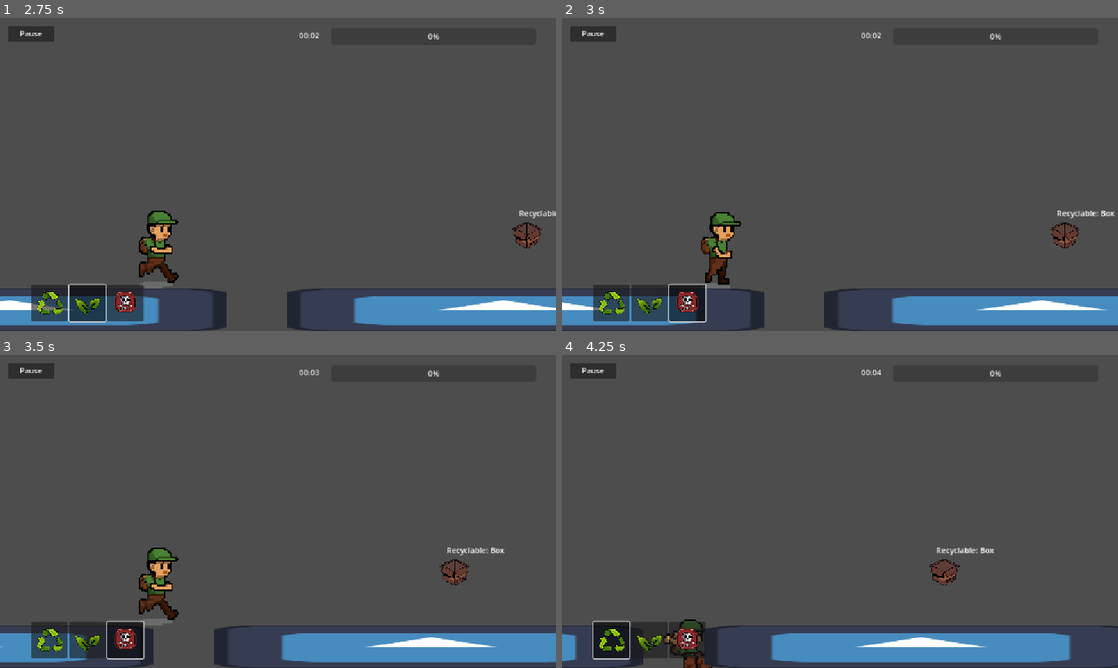
Above: before the commit, frames 1-4 (two rows, left to right).
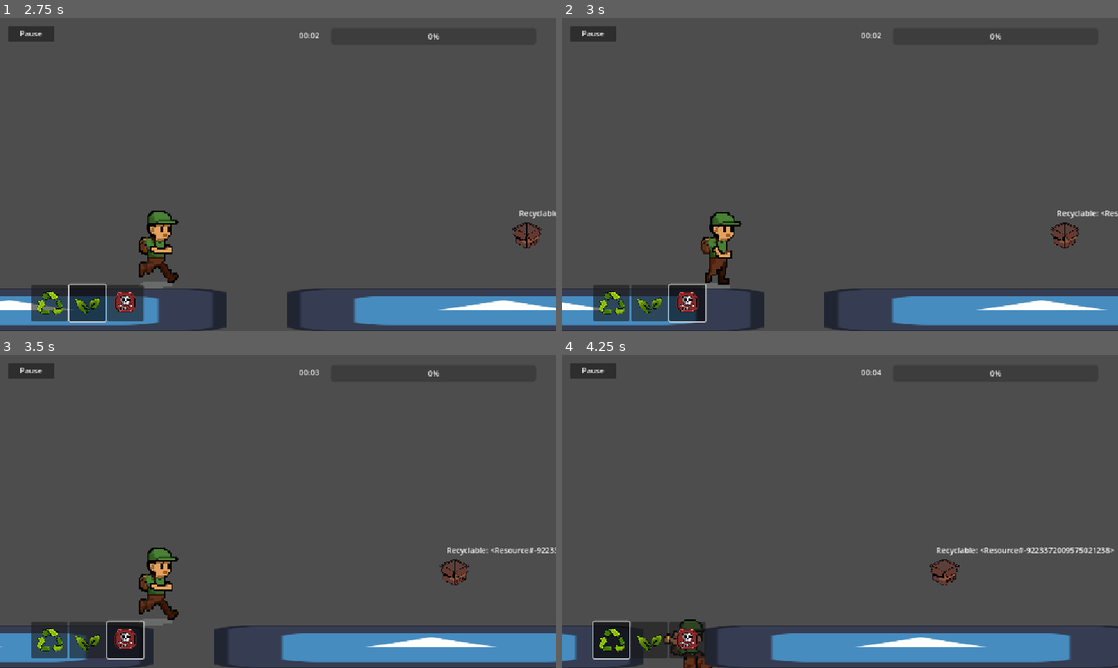
Above: after the commit, the same moments.

Repository: wends05/trash-trek
Game: Godot game, scene res://scenes/MainMenu.tscn
Two runs of this game, one before a commit and one after it. Both use one fixed random seed, a clock stepped at 60 frames per second and the inputs below. The engine's default icon, where the game draws it, is replaced by a stand-in: a white triangle on a blue panel in a dark square.
Inputs (mouse positions are in pixels of both pictures, inside the frame that each line leads up to):
- Up to frame 1 (2.75 s): click "Start" at 0.5 s; click (50, 302) at 1.25 s; click (88, 302) at 2 s
- Up to frame 2 (3 s): click (689, 302) at 2.75 s
- Up to frame 3 (3.5 s): no input
- Up to frame 4 (4.25 s): click (612, 639) at 3.5 s

Frame 1 is identical in both runs. In frame 2, less than 0.1% of the frame differs, in the area x 97-100%, y 61-64%; in frame 3, 0.1%; in frame 4, 0.3%, in the area x 75-100%, y 61-64%.

Commit message:
Refactor trash management system
- Updated texture paths in import files to use lowercase naming conventions for consistency.
- Added new biodegradable textures: crumpled.png and pile_of_leaves.png.
- Introduced new recyclable textures: tin_can.png and water_bottle.png.
- Implemented toxic waste textures: battery.png and face_mask.png.
- Created TrashResource class to encapsulate trash item properties and methods.
- Updated utility functions to support new TrashResource structure.
- Adjusted trash spawning logic to utilize the new TrashResource system.
- Modified scene files to reflect changes in texture paths and resource management.

Diff:
--- /dev/null
+++ b/scenes/pause_menu.tscn
@@ -0,0 +1,50 @@
+[gd_scene format=3 uid="uid://bwmsff3mvhgt7"]
+
+[node name="PauseMenu" type="Control"]
+layout_mode = 3
+anchors_preset = 15
+anchor_right = 1.0
+anchor_bottom = 1.0
+grow_horizontal = 2
+grow_vertical = 2
+
+[node name="ResumeButton" type="Button" parent="."]
+process_mode = 3
+layout_mode = 0
+offset_left = 477.0
+offset_top = 243.0
+offset_right = 592.0
+offset_bottom = 274.0
+text = "Resume"
+
+[node name="RestartButton" type="Button" parent="."]
+process_mode = 3
+layout_mode = 0
+offset_left = 478.0
+offset_top = 279.0
+offset_right = 593.0
+offset_bottom = 310.0
+text = "Restart"
+
+[node name="MainMenuButton" type="Button" parent="."]
+process_mode = 3
+layout_mode = 0
+offset_left = 479.0
+offset_top = 315.0
+offset_right = 594.0
+offset_bottom = 347.0
+text = "Main Menu"
+
+[node name="QuitButton" type="Button" parent="."]
+process_mode = 3
+layout_mode = 0
+offset_left = 479.0
+offset_top = 351.0
+offset_right = 594.0
+offset_bottom = 383.0
+text = "Quit Game"
+
+[connection signal="pressed" from="ResumeButton" to="." method="_on_resume_button_pressed"]
+[connection signal="pressed" from="RestartButton" to="." method="_on_restart_button_pressed"]
+[connection signal="pressed" from="MainMenuButton" to="." method="_on_main_menu_button_pressed"]
+[connection signal="pressed" from="QuitButton" to="." method="_on_quit_button_pressed"]
--- a/scenes/trash.tscn
+++ b/scenes/trash.tscn
@@ -1,7 +1,7 @@
 [gd_scene load_steps=4 format=3 uid="uid://dqgiuo0067y6w"]
 
 [ext_resource type="Script" uid="uid://b6pg52u1v07rs" path="res://scripts/trash.gd" id="1_21d64"]
-[ext_resource type="Texture2D" uid="uid://b4dllmycwldy6" path="res://assets/trash/Biodegradable/Branches.png" id="2_exrr5"]
+[ext_resource type="Texture2D" uid="uid://b4dllmycwldy6" path="res://assets/trash/Biodegradable/branches.png" id="2_exrr5"]
 
 [sub_resource type="RectangleShape2D" id="RectangleShape2D_exrr5"]
 size = Vector2(32, 32)
--- a/scripts/trash.gd
+++ b/scripts/trash.gd
@@ -5,12 +5,12 @@
 @export var type: Utils.TrashType = Utils.TrashType.Recyclable
 @export var terrain_manager: TerrainManager
 
-var trash_item_name: String
+var trash_item_resource: TrashResource
 
 func _ready() -> void:
 	# Get a random trash item for this type
-	trash_item_name = Utils.get_random_trash_item(type)
-	var texture_path = Utils.get_trash_texture_path(type, trash_item_name)
+	trash_item_resource = Utils.get_random_trash_item()
+	var texture_path = trash_item_resource.get_trash_texture_path()
 
 	print("Loading texture from: ", texture_path)
 
@@ -18,14 +18,14 @@
 	var texture = load(texture_path)
 	if texture:
 		$Area/Sprite2D.texture = texture
-		print("Successfully loaded texture for: ", trash_item_name)
+		print("Successfully loaded texture for: ", trash_item_resource.trash_name)
 	else:
 		print("ERROR: Could not load texture at path: ", texture_path)
 
 	add_to_group("Trash")
 
 	# Display the trash type and item name
-	$Label.text = "%s: %s" % [Utils.get_enum_name(Utils.TrashType, type), trash_item_name]
+	$Label.text = "%s: %s" % [Utils.get_enum_name(Utils.TrashType, type), trash_item_resource]
 
 func _physics_process(delta: float) -> void:
 	position.x -= terrain_manager.speed * delta
--- a/scripts/trash_spawner.gd
+++ b/scripts/trash_spawner.gd
@@ -11,8 +11,6 @@
 func create_trash():
 	var trash: Trash = preload("res://scenes/trash.tscn").instantiate()
 
-	var randtype = randi_range(0, 2)
-	trash.type = randtype as Utils.TrashType
 
 	trash.global_position.x = terrain_manager.terrain_width + 500
 	trash.global_position.y = 632
--- a/scripts/utils.gd
+++ b/scripts/utils.gd
@@ -24,19 +24,30 @@
 	OutOfEnergy,
 }
 
-# Define available trash items for each type (exact file names)
-const TRASH_ITEMS = {
-	TrashType.Recyclable: ["Box", "Tin Can", "water bottle"],
-	TrashType.Biodegradable: ["Branches", "crumpled-1", "pile of leaves (1)"],
-	TrashType.ToxicWaste: ["Battery-1", "face mask", "gloves"]
-}
-
-# Define folder names for each type (to match actual folder structure)
-const TRASH_FOLDERS = {
-	TrashType.Recyclable: "Recyclable",
-	TrashType.Biodegradable: "Biodegradable",
-	TrashType.ToxicWaste: "Toxicwaste"
-}
+## Define available trash items for each type (exact file names)
+#const TRASH_ITEMS = {
+	#TrashType.Recyclable: ["Box", "Tin Can", "water bottle"],
+	#TrashType.Biodegradable: ["Branches", "crumpled-1", "pile of leaves (1)"],
+	#TrashType.ToxicWaste: ["Battery-1", "face mask", "gloves"]
+#}
+#
+## Define folder names for each type (to match actual folder structure)
+#const TRASH_FOLDERS = {
+	#TrashType.Recyclable: "Recyclable",
+	#TrashType.Biodegradable: "Biodegradable",
+	#TrashType.ToxicWaste: "Toxicwaste"
+#}
+const TRASHES = [
+	preload("res://trash_resource/biodegradable/branches.tres"),
+	preload("res://trash_resource/biodegradable/crumpled.tres"),
+	preload("res://trash_resource/biodegradable/pile_of_leaves.tres"),
+	preload("res://trash_resource/recyclable/box.tres"),
+	preload("res://trash_resource/recyclable/tin_can.tres"),
+	preload("res://trash_resource/recyclable/water_bottle.tres"),
+	preload("res://trash_resource/toxic_waste/battery.tres"),
+	preload("res://trash_resource/toxic_waste/face_mask.tres"),
+	preload("res://trash_resource/toxic_waste/gloves.tres"),
+	]
 
 func get_enum_name(enum_dict: Dictionary, value: int) -> String:
 	for key in enum_dict.keys():
@@ -44,12 +55,6 @@
 			return key
 	return ""
 
-func get_random_trash_item(trash_type: TrashType) -> String:
-	var items = TRASH_ITEMS[trash_type]
+func get_random_trash_item() -> TrashResource:
+	var items = TRASHES
 	return items[randi() % items.size()]
-
-func get_trash_texture_path(trash_type: TrashType, item_name: String = "") -> String:
-	var folder = TRASH_FOLDERS[trash_type]
-	if item_name.is_empty():
-		item_name = get_random_trash_item(trash_type)
-	return "res://assets/trash/%s/%s.png" % [folder, item_name]
--- /dev/null
+++ b/trash_resource.gd
@@ -0,0 +1,11 @@
+extends Resource
+
+class_name  TrashResource
+
+
+
+@export var trash_name: String = ""
+@export_enum("Recyclable", "Biodegradable", "ToxicWaste") var trash_type: String = "Recyclable"
+
+func get_trash_texture_path() -> String:
+	return "res://assets/trash/%s/%s.png" % [trash_type, trash_name]
--- /dev/null
+++ b/trash_resource/biodegradable/branches.tres
@@ -0,0 +1,8 @@
+[gd_resource type="Resource" script_class="TrashResource" load_steps=2 format=3 uid="uid://c41jguupi5bxu"]
+
+[ext_resource type="Script" uid="uid://sefvqxy5pk3i" path="res://trash_resource.gd" id="1_2v6qr"]
+
+[resource]
+script = ExtResource("1_2v6qr")
+trash_name = "branches"
+trash_type = "Biodegradable"
--- /dev/null
+++ b/trash_resource/biodegradable/crumpled.tres
@@ -0,0 +1,8 @@
+[gd_resource type="Resource" script_class="TrashResource" load_steps=2 format=3 uid="uid://bsl6w57d7dbux"]
+
+[ext_resource type="Script" uid="uid://sefvqxy5pk3i" path="res://trash_resource.gd" id="1_ucixu"]
+
+[resource]
+script = ExtResource("1_ucixu")
+trash_name = "crumpled"
+trash_type = "Biodegradable"
--- /dev/null
+++ b/trash_resource/biodegradable/pile_of_leaves.tres
@@ -0,0 +1,8 @@
+[gd_resource type="Resource" script_class="TrashResource" load_steps=2 format=3 uid="uid://d4gm13uu6eprk"]
+
+[ext_resource type="Script" uid="uid://sefvqxy5pk3i" path="res://trash_resource.gd" id="1_esjkr"]
+
+[resource]
+script = ExtResource("1_esjkr")
+trash_name = "pile_of_leaves"
+trash_type = "Biodegradable"
--- /dev/null
+++ b/trash_resource/recyclable/box.tres
@@ -0,0 +1,8 @@
+[gd_resource type="Resource" script_class="TrashResource" load_steps=2 format=3 uid="uid://bymbhyyk1m37d"]
+
+[ext_resource type="Script" uid="uid://sefvqxy5pk3i" path="res://trash_resource.gd" id="1_m8uuc"]
+
+[resource]
+script = ExtResource("1_m8uuc")
+trash_name = "box"
+trash_type = "Recyclable"
--- /dev/null
+++ b/trash_resource/recyclable/tin_can.tres
@@ -0,0 +1,8 @@
+[gd_resource type="Resource" script_class="TrashResource" load_steps=2 format=3 uid="uid://duv0ot4iobl6b"]
+
+[ext_resource type="Script" uid="uid://sefvqxy5pk3i" path="res://trash_resource.gd" id="1_abpi1"]
+
+[resource]
+script = ExtResource("1_abpi1")
+trash_name = "tin_can"
+trash_type = "Recyclable"
--- /dev/null
+++ b/trash_resource/recyclable/water_bottle.tres
@@ -0,0 +1,8 @@
+[gd_resource type="Resource" script_class="TrashResource" load_steps=2 format=3 uid="uid://dala1lijfa1pw"]
+
+[ext_resource type="Script" uid="uid://sefvqxy5pk3i" path="res://trash_resource.gd" id="1_t4mco"]
+
+[resource]
+script = ExtResource("1_t4mco")
+trash_name = "water_bottle"
+trash_type = "Recyclable"
--- /dev/null
+++ b/trash_resource/toxic_waste/battery.tres
@@ -0,0 +1,8 @@
+[gd_resource type="Resource" script_class="TrashResource" load_steps=2 format=3 uid="uid://dypdiccp7pk21"]
+
+[ext_resource type="Script" uid="uid://sefvqxy5pk3i" path="res://trash_resource.gd" id="1_6iqy8"]
+
+[resource]
+script = ExtResource("1_6iqy8")
+trash_name = "battery"
+trash_type = "ToxicWaste"
--- /dev/null
+++ b/trash_resource/toxic_waste/face_mask.tres
@@ -0,0 +1,8 @@
+[gd_resource type="Resource" script_class="TrashResource" load_steps=2 format=3 uid="uid://bdad1mwgt2l4l"]
+
+[ext_resource type="Script" uid="uid://sefvqxy5pk3i" path="res://trash_resource.gd" id="1_0fckx"]
+
+[resource]
+script = ExtResource("1_0fckx")
+trash_name = "face_mask"
+trash_type = "ToxicWaste"
--- /dev/null
+++ b/trash_resource/toxic_waste/gloves.tres
@@ -0,0 +1,8 @@
+[gd_resource type="Resource" script_class="TrashResource" load_steps=2 format=3 uid="uid://dkxttet6itm8x"]
+
+[ext_resource type="Script" uid="uid://sefvqxy5pk3i" path="res://trash_resource.gd" id="1_mx18a"]
+
+[resource]
+script = ExtResource("1_mx18a")
+trash_name = "gloves"
+trash_type = "ToxicWaste"
Not shown, changed: assets/trash/Biodegradable/Branches.png.import
Renamed: assets/trash/Biodegradable/crumpled-1.png -> assets/trash/Biodegradable/crumpled.png
Not shown, changed: assets/trash/Biodegradable/crumpled.png.import
Renamed: assets/trash/Biodegradable/pile of leaves (1).png -> assets/trash/Biodegradable/pile_of_leaves.png
Not shown, changed: assets/trash/Biodegradable/pile_of_leaves.png.import
Not shown, changed: assets/trash/Recyclable/Box.png.import
Renamed: assets/trash/Recyclable/Tin Can.png -> assets/trash/Recyclable/tin_can.png
Not shown, changed: assets/trash/Recyclable/tin_can.png.import
Renamed: assets/trash/Recyclable/water bottle.png -> assets/trash/Recyclable/water_bottle.png
Not shown, changed: assets/trash/Recyclable/water_bottle.png.import
Renamed: assets/trash/Toxicwaste/Battery-1.png -> assets/trash/Toxicwaste/battery.png
Not shown, changed: assets/trash/Toxicwaste/battery.png.import
(and 5 more such lines)
